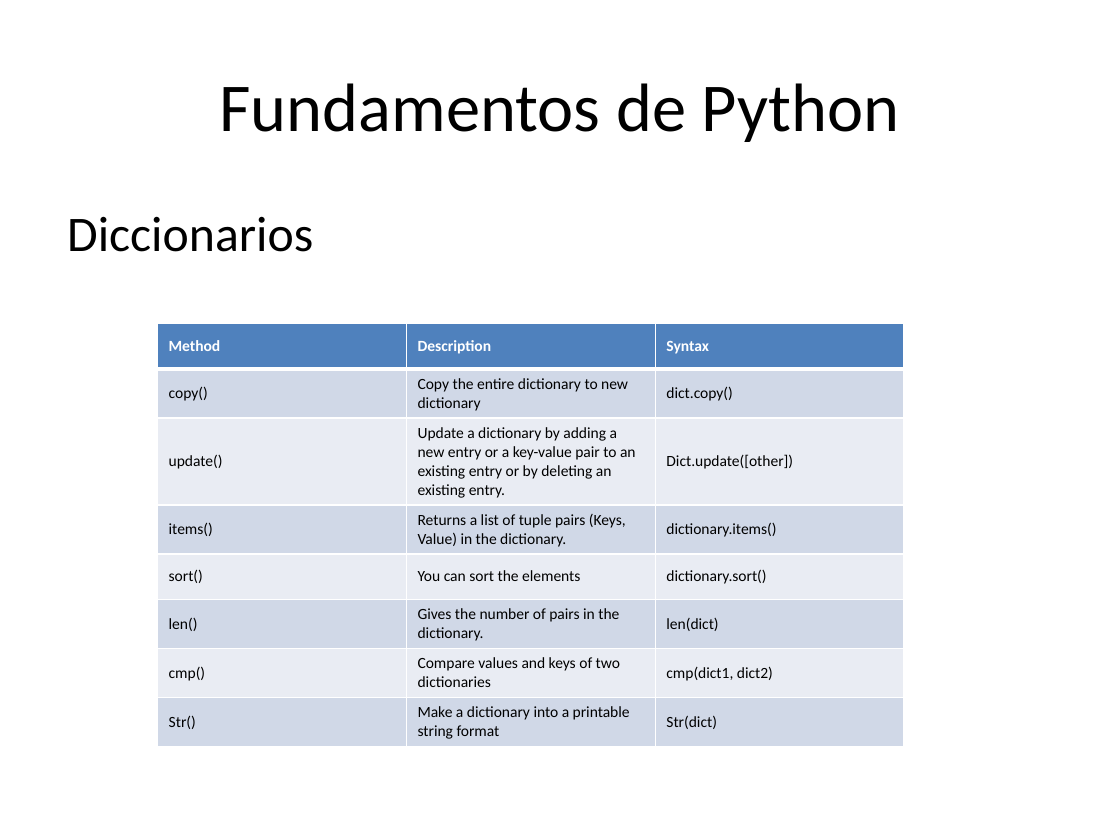
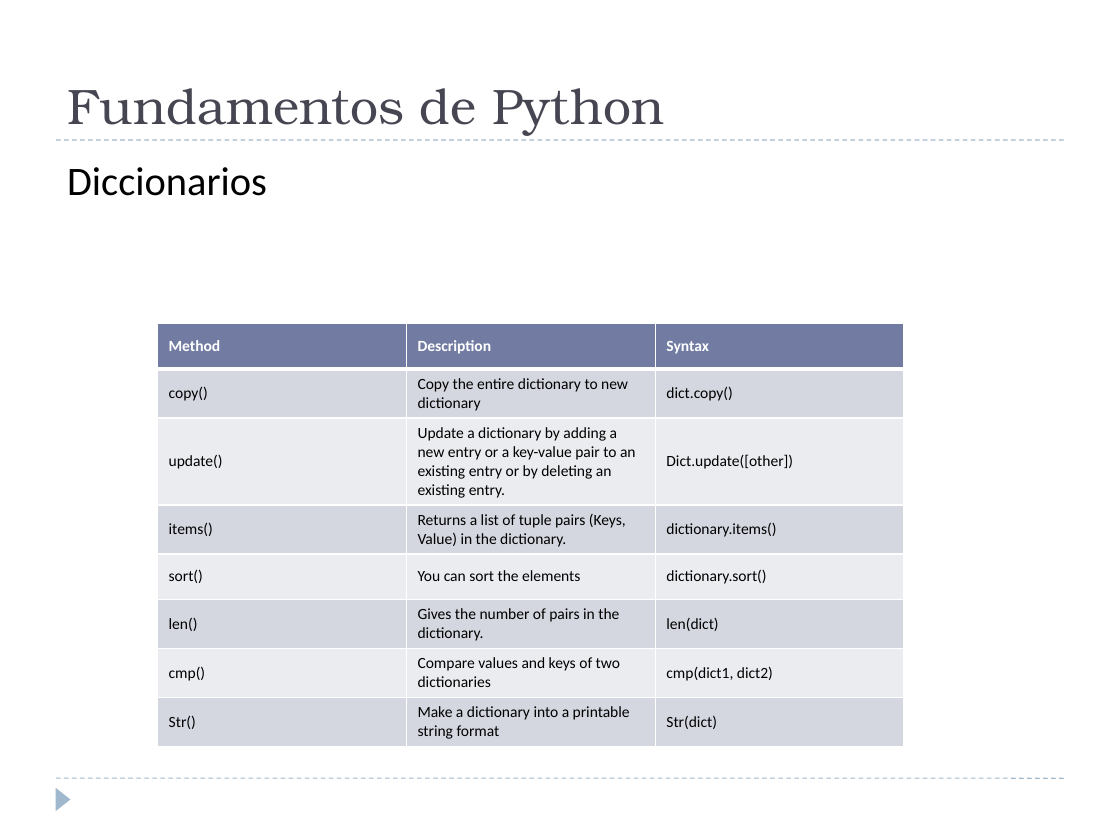
Before and after one commit to Kike-Ramirez/intro-py-td, a slide deck: slide 15 of docs/Python for TD Workshop - ROTOR.pptx. Drawn at 1120x840 pixels with LibreOffice and Linux fonts; fonts in the diff are those of the drawing. Boxes give left, top, right and bottom in pixels: in the first picture for what was removed or moved away, otherwise in the second. Text is boxed around its words. In the diff, an @@ line names an element or a change of style, - is before the commit and + after.

```diff
--- a/docs/Python for TD Workshop - ROTOR.pptx
+++ b/docs/Python for TD Workshop - ROTOR.pptx
@@ title "Fundamentos de Python": place and size @@
-title "Fundamentos de Python" at box(220, 83, 900, 142)
+title "Fundamentos de Python" at box(67, 88, 664, 136)
@@ title "Fundamentos de Python" at box(67, 88, 664, 136): size 44 to 32 pt, font Calibri to TeX Gyre Bonum, text colour #000000 to #464653; alignment centre to left; vertical alignment middle to bottom @@
@@ text "Diccionarios": place and size @@
-text "Diccionarios" at box(67, 216, 313, 252)
+text "Diccionarios" at box(67, 167, 267, 196)
@@ text "Diccionarios" at box(67, 167, 267, 196): size 32 to 26 pt; indent changed @@
@@ line added from (56, 140) to (1064, 140), #9FB8CD 0.75 pt dashed @@
@@ table at box(158, 324, 904, 743) @@
@@ fill #4F81BD to #727CA3 in row 1 @@
@@ fill #D0D8E8 to #D5D7E0 in 12 cells @@
@@ fill #E9EDF4 to #EBECF0 in 9 cells @@
@@ line added from (56, 778) to (1064, 778), #9FB8CD 0.75 pt dashed @@
@@ triangle added at box(56, 787, 71, 811), fill #9FB8CD @@
```
Also in this commit, not shown: 27 other slides changed, 2 slides added, 2 slides removed, 11 other files.
